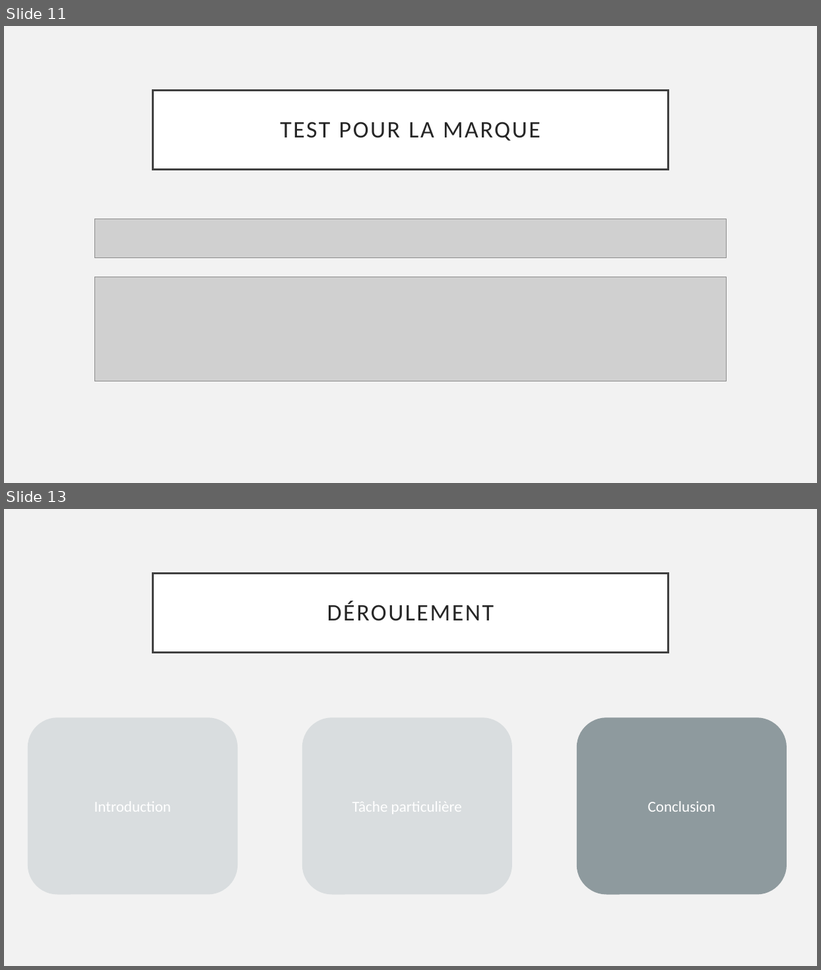
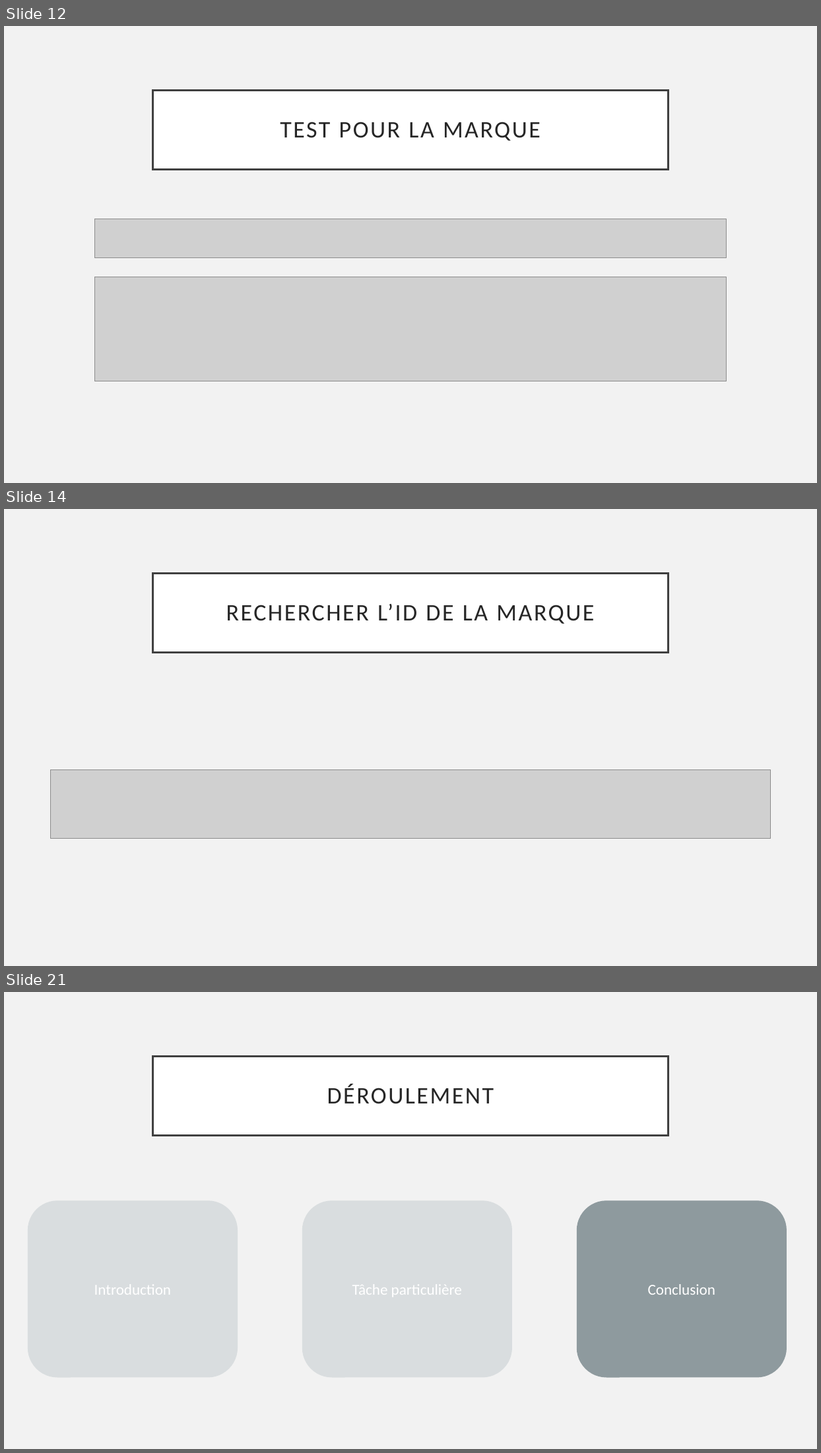
Before and after one commit to JeremyGfeller/Pre-TPi, a slide deck: Documentation/Présentation.pptx. Shown one above the other, each under a label of ours: slides 11 and 13 before the commit, slides 12, 14 and 21 after it; the slides between them are not shown. The pictures are 821x970 and 821x1453 pixels, drawn with LibreOffice and Linux fonts; fonts in the diff are those of the drawing; grey boxes stand for pictures. Boxes give left, top, right and bottom in pixels: in the first picture for what was removed or moved away, otherwise in the second. Text is boxed around its words. In the diff, an @@ line names an element or a change of style, - is before the commit and + after.

Commit message:
Finalisation de la présentation
Ajout de nouvelles images dedans, et de nouvelles slides

```diff
--- a/Documentation/Présentation.pptx
+++ b/Documentation/Présentation.pptx
@@ slide 14 added at (4,509,817,966), background #F2F2F2 @@
@@ title added at (153,573,668,652), fill #FFFFFF, outline #404040 2.5 pt, 28 pt, text #262626 @@
+RECHERCHER L’ID DE LA MARQUE
@@ picture added at (50,770,771,838) @@
@@ what was slide 11 is now slide 12 @@
@@ what was slide 13 is now slide 21 @@
```
Also in this commit, not shown: 2 slides changed, 7 other slides added, 8 other files.
